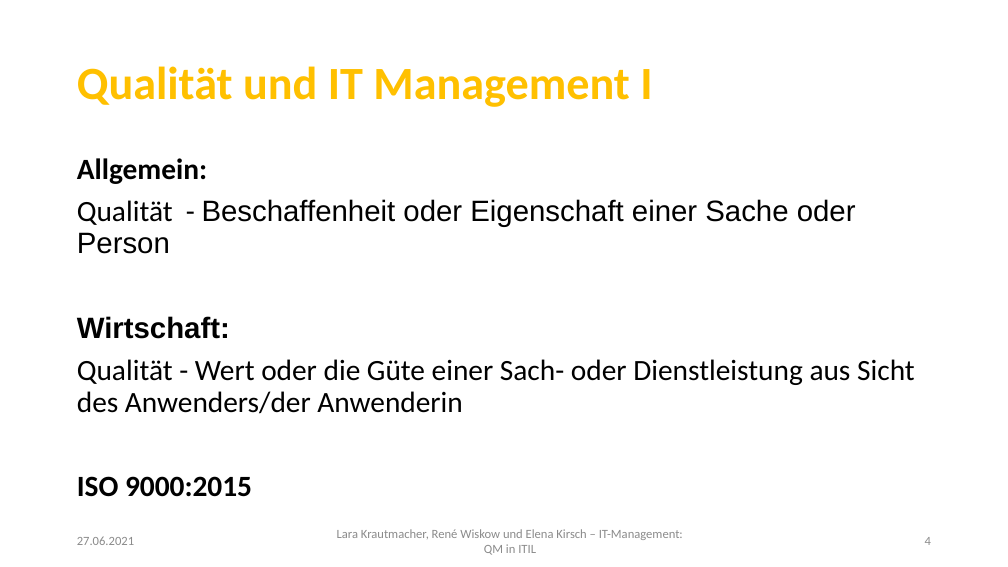
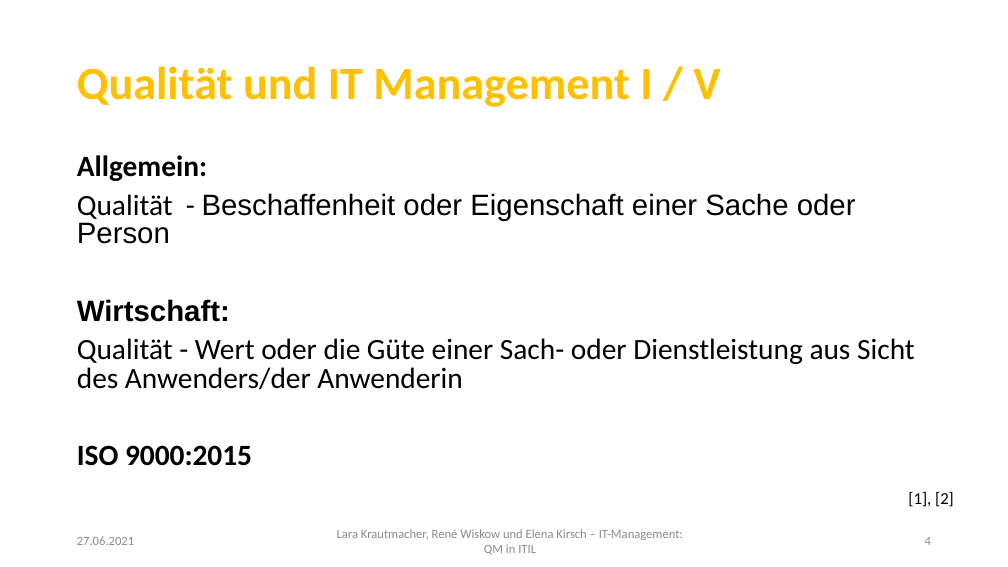
Before and after one commit to LaraKrauti/Qualitaetssicherung, a slide deck: slide 4 of LaraKrautmacher_RenéWiskow_ElenaKirsch_ITManagement.pptx. Drawn at 1008x567 pixels with LibreOffice and Linux fonts; fonts in the diff are those of the drawing; background and template pictures are left out. Boxes give left, top, right and bottom in pixels: in the first picture for what was removed or moved away, otherwise in the second. Text is boxed around its words. In the diff, an @@ line names an element or a change of style, - is before the commit and + after.

```diff
--- a/LaraKrautmacher_RenéWiskow_ElenaKirsch_ITManagement.pptx
+++ b/LaraKrautmacher_RenéWiskow_ElenaKirsch_ITManagement.pptx
@@ title at box(77, 66, 720, 107): text changed @@
-Qualität und IT Management I
+Qualität und IT Management I / V
@@ text at box(77, 155, 915, 466): line spacing 0.9 to 0.8 @@
@@ text at box(908, 492, 954, 507): paragraph added @@
+[1], [2]
```
Also in this commit, not shown: 5 other slides changed, 6 slides added.
